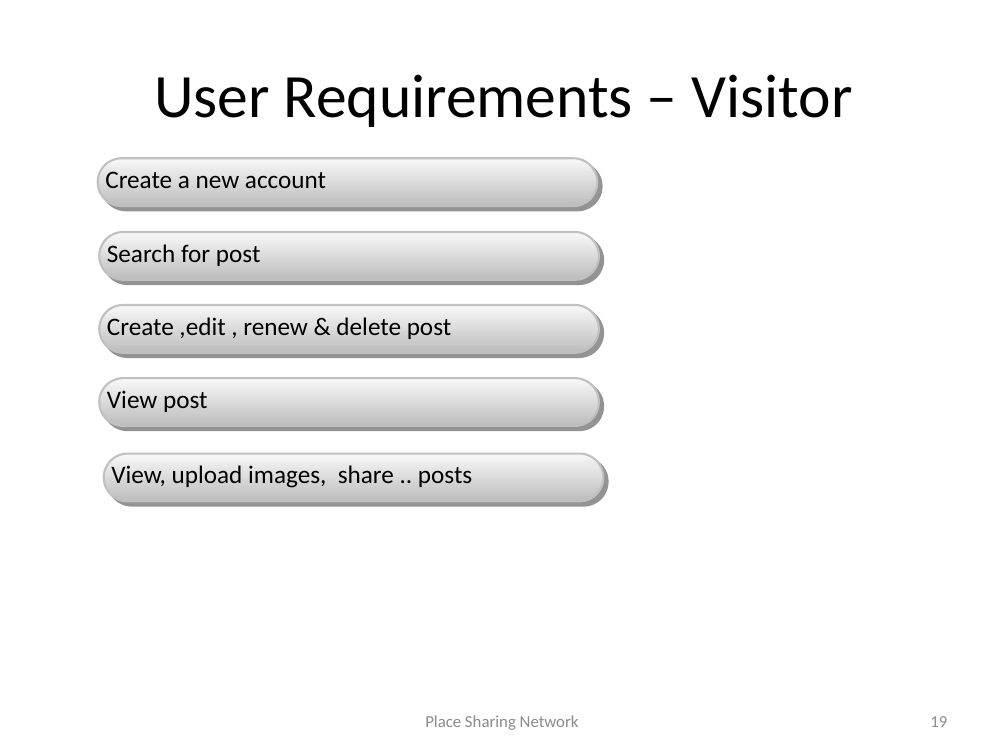
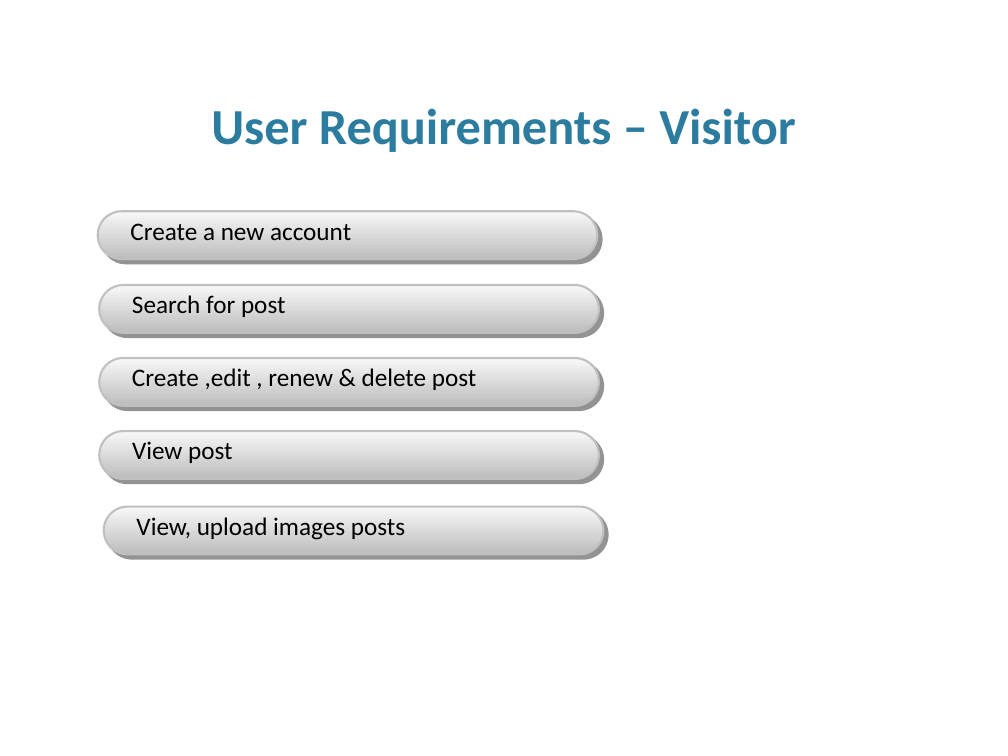
Before and after one commit to hungqcao/Rental-House-Finding, a slide deck: slide 19 of Document/Documentation/Final Document & Report/RHF_Presentation.pptx. Drawn at 1008x756 pixels with LibreOffice and Linux fonts; fonts in the diff are those of the drawing; background and template pictures are left out. Boxes give left, top, right and bottom in pixels: in the first picture for what was removed or moved away, otherwise in the second. Text is boxed around its words. In the diff, an @@ line names an element or a change of style, - is before the commit and + after.

```diff
--- a/Document/Documentation/Final Document & Report/RHF_Presentation.pptx
+++ b/Document/Documentation/Final Document & Report/RHF_Presentation.pptx
@@ title "User Requirements – Visitor": place and size @@
-title "User Requirements – Visitor" at <box>154,74,853,127</box>
+title "User Requirements – Visitor" at <box>211,108,795,152</box>
@@ title "User Requirements – Visitor" at <box>211,108,795,152</box>: size 44 to 36 pt, text colour #000000 to #2C7C9F, bold on; vertical alignment middle to bottom @@
@@ 4 texts: place and size @@
-4 texts at <box>105,171,451,412</box>
+4 texts at <box>130,223,476,463</box>
@@ 5 rounded rectangles: place and size @@
-5 rounded rectangles at <box>98,158,604,501</box>
+5 rounded rectangles at <box>98,212,604,554</box>
@@ text at <box>136,517,405,540</box>: text changed @@
-View, upload images, share .. posts
+View, upload images posts
@@ text removed at <box>425,715,579,730</box> @@
-Place Sharing Network
@@ page number removed at <box>930,716,947,727</box> @@
-19
```
Also in this commit, not shown: 24 other slides changed, 12 slides added, 12 slides removed, 1 other file.
